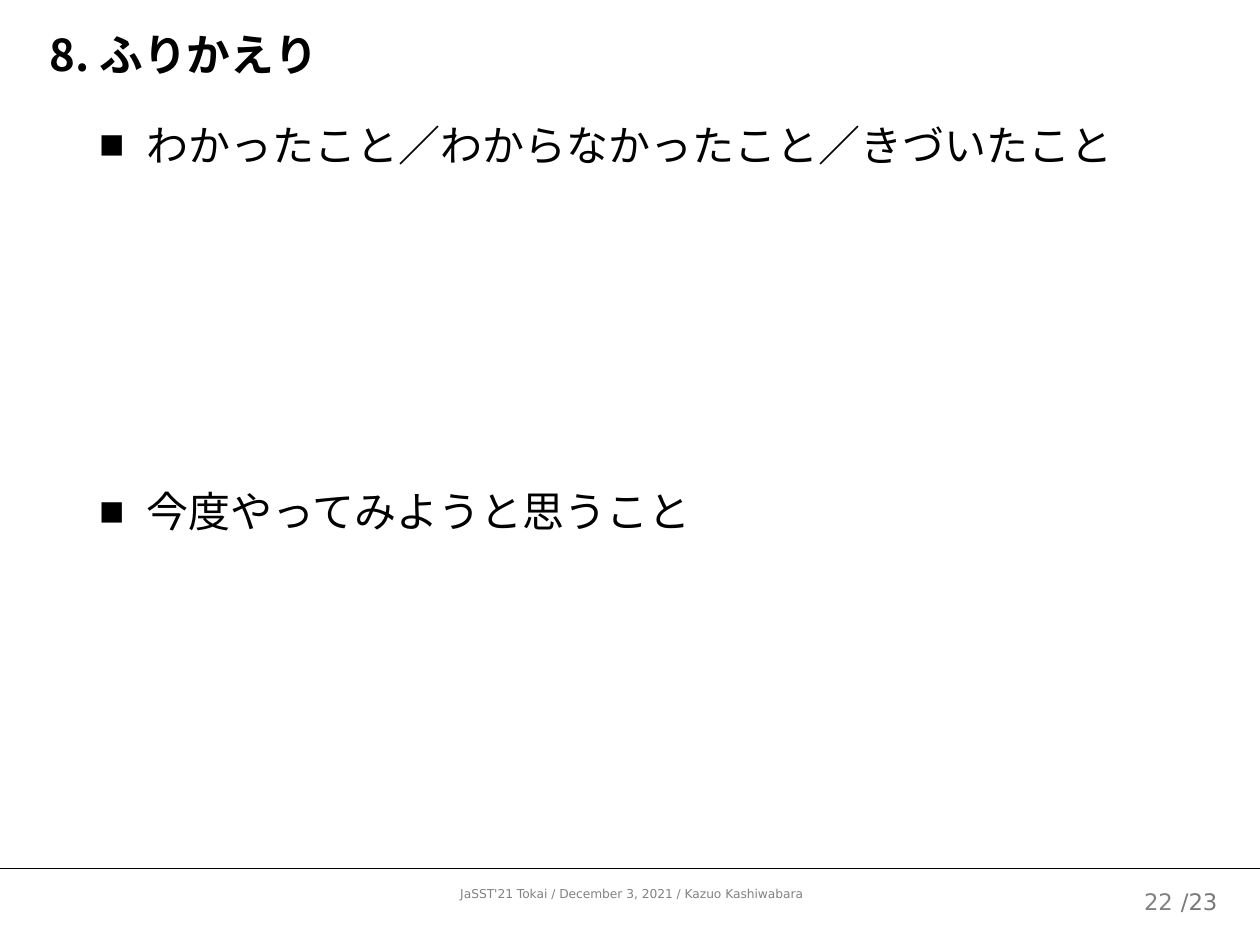
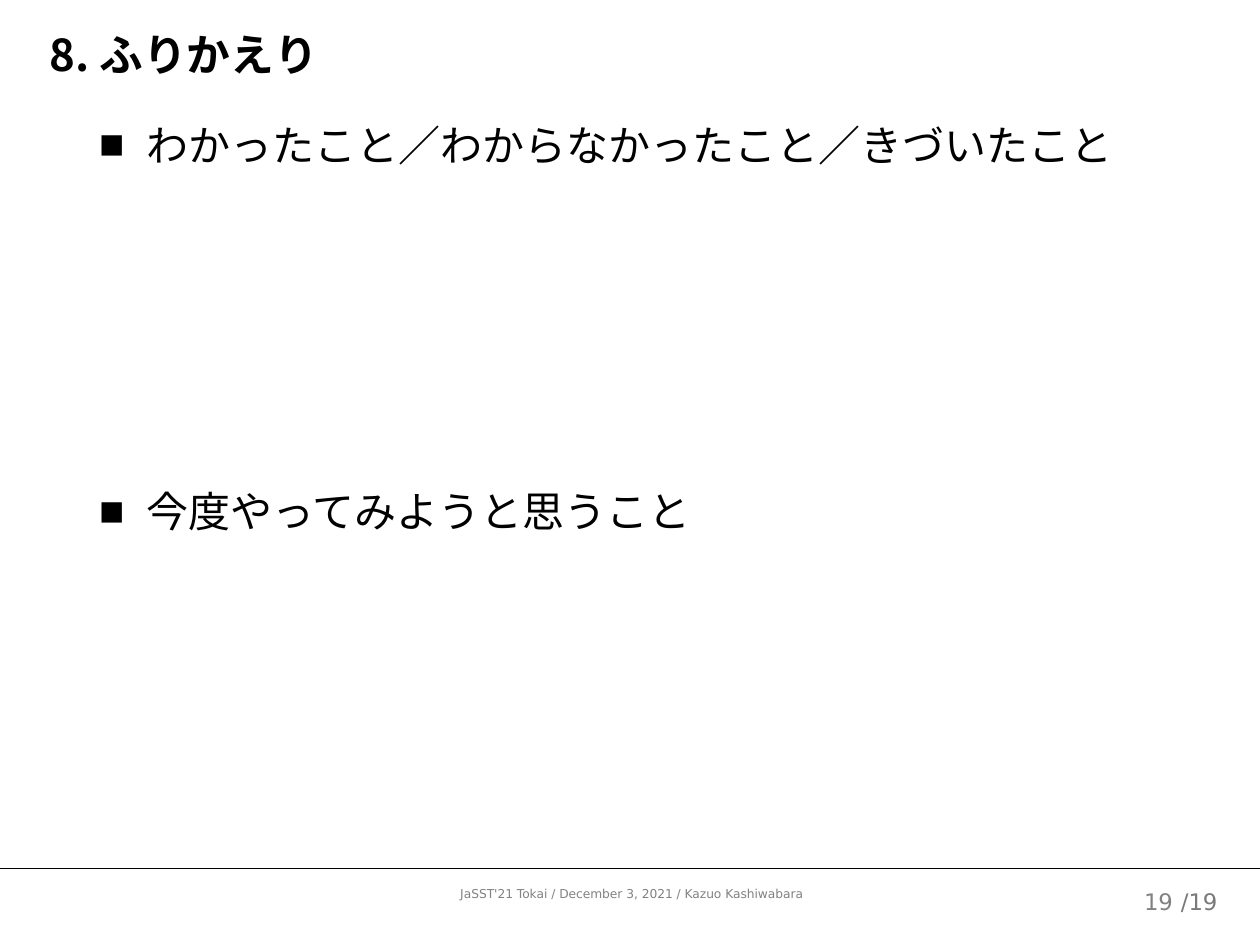
Before and after one commit to kazuo-reve/Work_MorphologicalBasedReview, a slide deck: slide 20 of 形態素ベースドレビューワークショップ.pptx (slide 23 before the commit). Drawn at 1260x946 pixels with LibreOffice and Linux fonts; fonts in the diff are those of the drawing. Boxes give left, top, right and bottom in pixels: in the first picture for what was removed or moved away, otherwise in the second. Text is boxed around its words. In the diff, an @@ line names an element or a change of style, - is before the commit and + after.

```diff
--- a/形態素ベースドレビューワークショップ.pptx
+++ b/形態素ベースドレビューワークショップ.pptx
@@ page number at [1144,893,1173,910]: text changed @@
-22
+19
@@ text at [1181,893,1218,912]: text changed @@
-/23
+/19
```
Also in this commit, not shown: 19 other slides changed, 4 slides removed.
